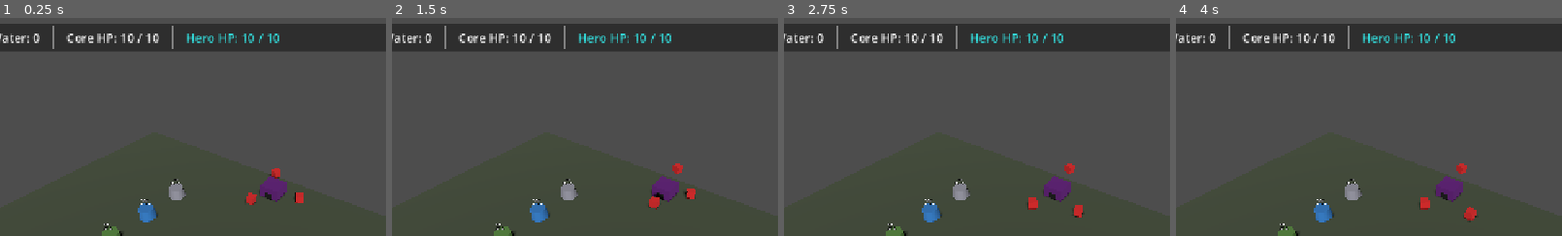
Above: before the commit, frames 1-4 (left to right).
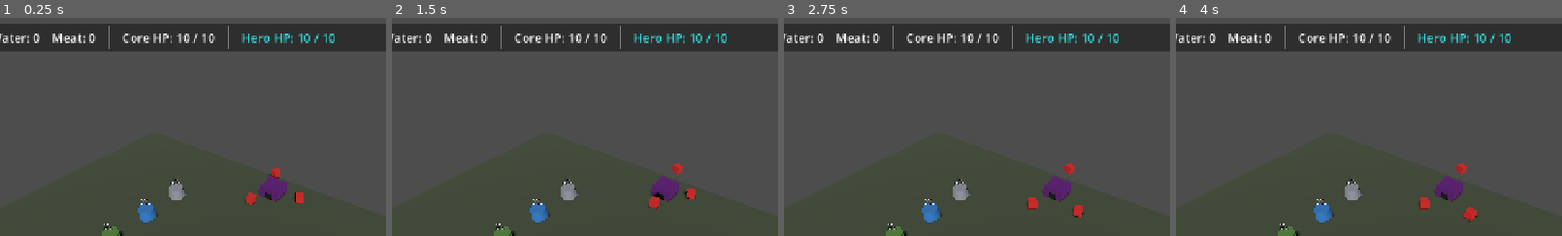
Above: after the commit, the same moments.

Repository: kcokz/dino-td
Game: Godot game, scene res://scenes/Main.tscn
Two runs of this game, one before a commit and one after it. Both use one fixed random seed, a clock stepped at 60 frames per second and the inputs below.
Inputs:
- Up to frame 1 (0.25 s): no input
- Up to frame 2 (1.5 s): click "Speed: 1x" at 0.5 s; click "Speed: 2x" at 1.25 s
- Up to frame 3 (2.75 s): click "Speed: 3x" at 2 s
- Up to frame 4 (4 s): click "Build" at 2.75 s; click "Back" at 3.5 s
The pictures show only the part of the screen within x 19-69%, y 0-50%; the shares and areas given below are measured in that part.

The runs differ from the first frame. In frame 1, 2.0% of the frame differs, in the area x 13-87%, y 3-15%; in frame 2, 2.0%; in frame 3, 2.0%; in frame 4, 2.0%.

Commit message:
feat(v0.3): meat readout, rubble you pick up, and a figure when you do
Stage C, and the last of the bypasses.

  * The HUD gained a Meat readout. Food only became collectable in this version,
    and a resource with no line in the top bar is one the player cannot see
    themselves earning.
  * Demolition gives its refund back as rubble on the ground rather than as a
    number. It was the last production path that reached the warehouse without
    passing through the Hero, and since he is standing on the wreckage it plays
    exactly as it did.
  * Collecting something floats a "+N" off the spot in the resource's own colour
    (Fx.floating_text). The pile disappears and a number in the corner moves,
    which is easy to miss; a figure rising where the player is already looking
    is not.

One path still banks directly on purpose: ProducerBuilding._on_produce_phase(),
the legacy phase machine's one-shot payout. It cannot run in the game as played
-- continuous mode pins the phase machine at DEPLOY -- and it is left as it was
so the v0.0-era stress suites keep covering the retired mechanism rather than
being rewritten in the semantics of a path they do not exercise. Both facts are
stated at the function.

Tests: 540 passing, 16508 assertions, 0 failures; main scene runs clean
headless. New tests cover the floating figure landing over the spot it was
collected from, feedback being safe with nothing to draw on, rubble being
fetched like anything else, and every resource in Config.RESOURCES having a
readout.

Co-Authored-By: Claude Opus 5 <noreply@anthropic.com>

Diff:
--- a/scenes/ui/HUD.tscn
+++ b/scenes/ui/HUD.tscn
@@ -80,6 +80,10 @@
 [node name="WaterLabel" type="Label" parent="Root/TopBar/MarginContainer/HBoxContainer"]
 layout_mode = 2
 text = "Water: 0"
+
+[node name="FoodLabel" type="Label" parent="Root/TopBar/MarginContainer/HBoxContainer"]
+layout_mode = 2
+text = "Meat: 0"
 
 [node name="VSeparator2" type="VSeparator" parent="Root/TopBar/MarginContainer/HBoxContainer"]
 layout_mode = 2
--- a/scripts/autoload/Config.gd
+++ b/scripts/autoload/Config.gd
@@ -389,6 +389,10 @@
 	"health_bar_width": 1.1,          # 血条宽度（米）
 	"health_bar_height": 0.13,        # 血条高度（米）
 	"health_bar_hide_at_full": true,  # 满血时隐藏，避免画面嘈杂
+	# 捡起东西时在原地飘一个数字：掉落物消失了，只有 HUD 数字变化，
+	# 不给一个就地的反馈的话玩家看不出"进账了"。
+	"pickup_text_rise": 1.0,          # 飘起的高度（米）
+	"pickup_text_duration": 0.7,      # 飘起并淡出的时长（秒）
 	# 选中圈沿单位底座绘制，尺寸由该单位的实际占地推导，不是固定半径——
 	# 木栅栏宽 1.9m，固定 0.85m 的圈会整个埋进方块里看不见。
 	"selection_ring_margin": 0.18,    # 圈比底座向外扩出多少（米）
--- a/scripts/autoload/Fx.gd
+++ b/scripts/autoload/Fx.gd
@@ -104,6 +104,50 @@
 			if is_instance_valid(piece):
 				piece.queue_free()
 		)
+
+# ==============================================================================
+# Floating text
+# ==============================================================================
+
+## Floats a short string up out of `world_pos` and fades it. Used when something is
+## collected: the drop itself disappears and only a HUD number moves, which is easy
+## to miss -- a figure rising off the spot says "that went in" where the player is
+## already looking.
+func floating_text(world_pos: Vector3, text: String, colour: Color = Color.WHITE) -> void:
+	if text.is_empty():
+		return
+	var root := _get_debris_root()
+	if root == null:
+		return
+	var rise: float = _cfg("pickup_text_rise", 1.0)
+	var life: float = _cfg("pickup_text_duration", 0.7)
+	if life <= 0.0:
+		return
+
+	var lbl := Label3D.new()
+	lbl.text = text
+	lbl.billboard = BaseMaterial3D.BILLBOARD_ENABLED
+	lbl.modulate = colour
+	lbl.outline_modulate = Color(0, 0, 0, 0.9)
+	lbl.cast_shadow = GeometryInstance3D.SHADOW_CASTING_SETTING_OFF
+	lbl.no_depth_test = true
+	var cfg = get_node_or_null("/root/Config")
+	if cfg and "UI" in cfg:
+		lbl.font_size = int(cfg.UI.get("world_label_font_size", 48))
+		lbl.pixel_size = float(cfg.UI.get("world_label_pixel_size", 0.005))
+		lbl.fixed_size = bool(cfg.UI.get("world_label_fixed_size", false))
+		lbl.outline_size = maxi(1, int(round(lbl.font_size / 6.0)))
+	lbl.position = world_pos + Vector3(0.0, 0.6, 0.0)
+	root.add_child(lbl)
+
+	var tw := create_tween()
+	tw.set_parallel(true)
+	tw.tween_property(lbl, "position", lbl.position + Vector3(0.0, rise, 0.0), life)
+	tw.tween_property(lbl, "modulate:a", 0.0, life)
+	tw.chain().tween_callback(func():
+		if is_instance_valid(lbl):
+			lbl.queue_free()
+	)
 
 # ==============================================================================
 # Sound
@@ -176,6 +220,8 @@
 # Helpers
 # ==============================================================================
 
+## Parent for short-lived presentation nodes -- debris, floating text. One bucket
+## under the running scene, so restarting a level takes all of it along.
 func _get_debris_root() -> Node3D:
 	if _debris_root != null and is_instance_valid(_debris_root) and _debris_root.is_inside_tree():
 		return _debris_root
--- a/scripts/entities/Building.gd
+++ b/scripts/entities/Building.gd
@@ -217,20 +217,31 @@
 	current_hp = minf(max_hp, current_hp + amount)
 	_update_info_label()
 
+## Takes the building down and leaves half its price in the rubble. Since v0.3 the
+## refund is dropped rather than banked -- it was the last way resources reached
+## the warehouse without passing through the Hero's hands, and he is standing right
+## there anyway, so in play it feels the same.
 func demolish() -> void:
 	if is_destroyed:
 		return
 	if is_constructed:
-		var cfg = _get_config()
-		if cfg and "BUILDINGS" in cfg and cfg.BUILDINGS.has(building_type):
-			var cost: Dictionary = cfg.BUILDINGS[building_type].get("cost", {})
-			var refund: Dictionary = {}
-			for res_name in cost:
-				refund[res_name] = maxi(1, int(cost[res_name] / 2))
-			var gs = _get_game_state()
-			if gs and gs.has_method("add_resources"):
-				gs.add_resources(refund)
+		for res_name in demolition_refund():
+			var amount: int = int(demolition_refund()[res_name])
+			if amount > 0 and is_inside_tree():
+				DropItem.spawn_scattered(self, global_position, String(res_name), amount, amount)
 	destroy()
+
+## Half of what it cost, rounded so taking down even the cheapest thing gives
+## something back.
+func demolition_refund() -> Dictionary:
+	var refund: Dictionary = {}
+	var cfg = _get_config()
+	if cfg == null or not ("BUILDINGS" in cfg) or not cfg.BUILDINGS.has(building_type):
+		return refund
+	var cost: Dictionary = cfg.BUILDINGS[building_type].get("cost", {})
+	for res_name in cost:
+		refund[res_name] = maxi(1, int(cost[res_name] / 2))
+	return refund
 
 func get_localized_name() -> String:
 	var cfg = _get_config()
--- a/scripts/entities/DropItem.gd
+++ b/scripts/entities/DropItem.gd
@@ -235,8 +235,11 @@
 		eb.resource_picked_up.emit(resource_type, taken, collector)
 
 	var fx := _get_fx()
-	if fx and fx.has_method("play") and "Sound" in fx and fx.Sound.has("PICKUP"):
-		fx.play(fx.Sound.PICKUP)
+	if fx:
+		if fx.has_method("play") and "Sound" in fx and fx.Sound.has("PICKUP"):
+			fx.play(fx.Sound.PICKUP)
+		if fx.has_method("floating_text"):
+			fx.floating_text(global_position, "+%d" % taken, _colour())
 
 	_fly_to(collector)
 	return taken
--- a/scripts/entities/ProducerBuilding.gd
+++ b/scripts/entities/ProducerBuilding.gd
@@ -98,6 +98,15 @@
 		if eb.produce_phase.is_connected(_on_produce_phase):
 			eb.produce_phase.disconnect(_on_produce_phase)
 
+## The legacy phase machine's one-shot payout, and the one place production still
+## banks a number directly.
+##
+## It is unreachable in the game as played: Main runs in continuous mode, which pins
+## the phase machine at DEPLOY so PRODUCE never arrives (see
+## test_19_continuous_mode_retires_the_phase_machine). It is left exactly as it was
+## so the v0.0-era suites keep covering the retired path; every path that can
+## actually run -- per-second production, hand-harvesting, dinosaur deaths,
+## demolition rubble, the opening stock -- goes through the ground.
 func _on_produce_phase() -> void:
 	if is_destroyed or not is_constructed or current_hp <= 0.0 or is_queued_for_deletion():
 		return
--- a/scripts/ui/HUD.gd
+++ b/scripts/ui/HUD.gd
@@ -23,6 +23,7 @@
 var wood_label: Label = null
 var stone_label: Label = null
 var water_label: Label = null
+var food_label: Label = null
 var wave_label: Label = null
 var core_hp_label: Label = null
 var hero_hp_label: Label = null
@@ -155,6 +156,9 @@
 		stone_label.text = tr("HUD_STONE") % int(res.get("stone", 0))
 	if water_label:
 		water_label.text = tr("HUD_WATER") % int(res.get("water", 0))
+	# Meat exists as of v0.3 (dinosaurs drop it), so it has a readout like the rest.
+	if food_label:
+		food_label.text = tr("HUD_FOOD") % int(res.get("food", 0))
 
 func _on_wave_started(n: int, is_big: bool) -> void:
 	if wave_label:
@@ -427,6 +431,7 @@
 	wood_label = find_child("WoodLabel", true, false) as Label
 	stone_label = find_child("StoneLabel", true, false) as Label
 	water_label = find_child("WaterLabel", true, false) as Label
+	food_label = find_child("FoodLabel", true, false) as Label
 	wave_label = find_child("WaveLabel", true, false) as Label
 	core_hp_label = find_child("CoreHPLabel", true, false) as Label
 	phase_label = find_child("PhaseLabel", true, false) as Label
@@ -481,6 +486,11 @@
 		water_label.name = "WaterLabel"
 		root_control.add_child(water_label)
 
+	if food_label == null:
+		food_label = Label.new()
+		food_label.name = "FoodLabel"
+		root_control.add_child(food_label)
+
 	if wave_label == null:
 		wave_label = Label.new()
 		wave_label.name = "WaveLabel"
@@ -654,7 +664,7 @@
 	var button_size: int = int(cfg.UI.get("hud_button_font_size", 24))
 	var title_size: int = int(cfg.UI.get("gameover_title_font_size", 48))
 
-	for lbl in [ap_label, wood_label, stone_label, water_label, wave_label, core_hp_label, hero_hp_label,
+	for lbl in [ap_label, wood_label, stone_label, water_label, food_label, wave_label, core_hp_label, hero_hp_label,
 			deploy_timer_label, phase_label, version_label, hint_label, raid_warning_banner]:
 		if lbl and is_instance_valid(lbl):
 			lbl.add_theme_font_size_override("font_size", label_size)
--- a/tests/test_v02_followups.gd
+++ b/tests/test_v02_followups.gd
@@ -321,13 +321,23 @@
 
 	assert_not_null(hud.stone_label, "HUD must have a Stone label")
 	assert_not_null(hud.water_label, "HUD must have a Water label")
-
-	hud._on_resources_changed({"wood": 7, "stone": 4, "water": 9})
+	# Meat became a real resource in v0.3 -- dinosaurs drop it -- so it needs a
+	# readout too, or the player collects it and sees nothing happen.
+	assert_not_null(hud.food_label, "HUD must have a Meat label")
+
+	hud._on_resources_changed({"wood": 7, "stone": 4, "water": 9, "food": 3})
 	assert_eq(hud.wood_label.text, tr("HUD_WOOD") % 7, "Wood readout updated")
 	assert_eq(hud.stone_label.text, tr("HUD_STONE") % 4, "Stone readout updated")
 	assert_eq(hud.water_label.text, tr("HUD_WATER") % 9, "Water readout updated")
+	assert_eq(hud.food_label.text, tr("HUD_FOOD") % 3, "Meat readout updated")
 	assert_true(hud.stone_label.visible, "Stone readout is visible to the player")
 	assert_true(hud.water_label.visible, "Water readout is visible to the player")
+	assert_true(hud.food_label.visible, "Meat readout is visible to the player")
+
+	# Every resource the game can actually produce has somewhere to be shown.
+	for res_id in config_node.RESOURCES:
+		assert_not_null(hud.find_child("%sLabel" % res_id.capitalize(), true, false),
+			"%s has a readout" % res_id)
 
 # ==============================================================================
 # 5. Build preview, coverage rings and the retired phase machine
--- a/tests/test_v02_realtime_and_systems.gd
+++ b/tests/test_v02_realtime_and_systems.gd
@@ -282,13 +282,17 @@
 	wall.setup("wall")
 	wall.complete_construction()
 
-	var init_wood = game_state_node.resources.get("wood", 10)
-
-	# Demolishing a completed wall refunds half its Config cost (min 1).
+	var init_wood: int = int(game_state_node.resources.get("wood", 0))
+
+	# Demolishing a completed wall gives back half its Config cost (min 1) -- as
+	# rubble on the ground since v0.3, not as a number. The refund was the last way
+	# resources reached the warehouse without passing through the Hero.
 	var refund: int = maxi(1, int(cost_of("wall") / 2))
+	assert_eq(int(wall.demolition_refund().get("wood", 0)), refund, "Half the build cost comes back")
 	wall.demolish()
 	assert_true(wall.is_destroyed, "Building is marked destroyed on demolish")
-	assert_eq(game_state_node.resources.get("wood", 10), init_wood + refund, "Half the build cost is refunded")
+	assert_eq(int(game_state_node.resources.get("wood", 0)), init_wood, "But not straight into the warehouse")
+	assert_eq(ground_total("wood"), refund, "It is lying in the rubble, waiting to be picked up")
 
 # ==============================================================================
 # Feature 8: In-World 3D Labels
--- a/tests/test_v03_drops.gd
+++ b/tests/test_v03_drops.gd
@@ -593,3 +593,77 @@
 	for pile in _piles():
 		assert_eq(pile.get_parent(), main.drops_container,
 			"Every pile is parented under the level's container")
+
+# ==============================================================================
+# 8. Stage C: the player can see it happen
+# ==============================================================================
+
+func test_34_collecting_something_says_so_where_it_happened() -> void:
+	# The pile vanishes and a HUD number moves. Without a figure rising off the
+	# spot, the gain happens somewhere the player is not looking.
+	var main = _level()
+	tree.current_scene = main          # Fx parks transient nodes under the running scene
+	fx_node._debris_root = null
+	await wait_frames(2)
+
+	var hero = main.hero
+	var pile = _piles()[0]
+	var amount: int = int(pile.amount)
+	var at: Vector3 = pile.global_position
+	hero.global_position = at
+	hero.sweep_for_drops()
+	await wait_frames(1)
+
+	var fx_root = main.find_child("FxDebris", false, false)
+	assert_not_null(fx_root, "Fx has somewhere to put the figure")
+	var floated: Label3D = null
+	for child in fx_root.get_children():
+		if child is Label3D:
+			floated = child
+	assert_not_null(floated, "A figure is drawn where the pile was")
+	assert_eq(floated.text, "+%d" % amount, "Saying how much went in")
+	assert_lte(Vector2(floated.position.x - at.x, floated.position.z - at.z).length(), 0.5,
+		"Over the spot it was collected from, not over the HUD")
+	tree.current_scene = null
+
+func test_35_floating_text_is_safe_with_nothing_to_draw_on() -> void:
+	# Feedback must never be able to break the simulation, headless included.
+	fx_node.floating_text(Vector3.ZERO, "")
+	fx_node.floating_text(Vector3(1.0, 0.0, 1.0), "+1", Color.WHITE)
+	assert_true(true, "Floating text tolerates an empty string and a bare tree")
+
+func test_36_demolition_rubble_is_picked_up_like_anything_else() -> void:
+	# The refund was the last path that put resources in the warehouse without the
+	# Hero touching them.
+	var hero = _spawn_hero(Vector3(70.0, 0.0, 70.0))
+	var wall = load("res://scripts/entities/Wall.gd").new()
+	_cleanup_nodes.append(wall)
+	tree.root.add_child(wall)
+	wall.setup("wall")
+	wall.position = Vector3(30.0, 0.0, 30.0)
+	wall.complete_construction()
+	await wait_frames(1)
+
+	var refund: int = int(wall.demolition_refund().get("wood", 0))
+	assert_gt(refund, 0, "Taking a stake down gives something back")
+	var before: int = _wallet("wood")
+	wall.demolish()
+
+	assert_eq(_wallet("wood"), before, "Not as a number")
+	assert_eq(_ground_total("wood"), refund, "As rubble on the ground")
+
+	hero.global_position = Vector3(30.0, 0.0, 30.0)
+	assert_eq(hero.sweep_for_drops(), refund, "Which the Hero then carries off")
+	assert_eq(_wallet("wood"), before + refund, "And only then is it his")
+
+func test_37_every_resource_the_game_makes_has_a_readout() -> void:
+	# Meat only became collectable in v0.3, and a resource with no readout is a
+	# resource the player cannot see themselves earning.
+	var hud = load("res://scenes/ui/HUD.tscn").instantiate()
+	_cleanup_nodes.append(hud)
+	tree.root.add_child(hud)
+	await wait_frames(1)
+
+	hud._on_resources_changed({"wood": 1, "stone": 2, "water": 3, "food": 4})
+	assert_eq(hud.food_label.text, tr("HUD_FOOD") % 4, "Meat has its own line in the top bar")
+	assert_true(hud.food_label.visible, "And it is on screen")
--- a/translations/strings.csv
+++ b/translations/strings.csv
@@ -24,6 +24,7 @@
 HUD_WOOD,"Wood: %d","木材: %d"
 HUD_STONE,"Stone: %d","石头: %d"
 HUD_WATER,"Water: %d","水: %d"
+HUD_FOOD,"Meat: %d","肉: %d"
 HUD_WAVE,"Wave: %d","第 %d 波"
 HUD_BIG_WAVE,"Wave: %d (Horde!)","第 %d 波 (大波来袭!)"
 HUD_PAUSED,"PAUSED","游戏已暂停"
Binary file changed: translations/strings.en.translation
Binary file changed: translations/strings.zh_CN.translation
